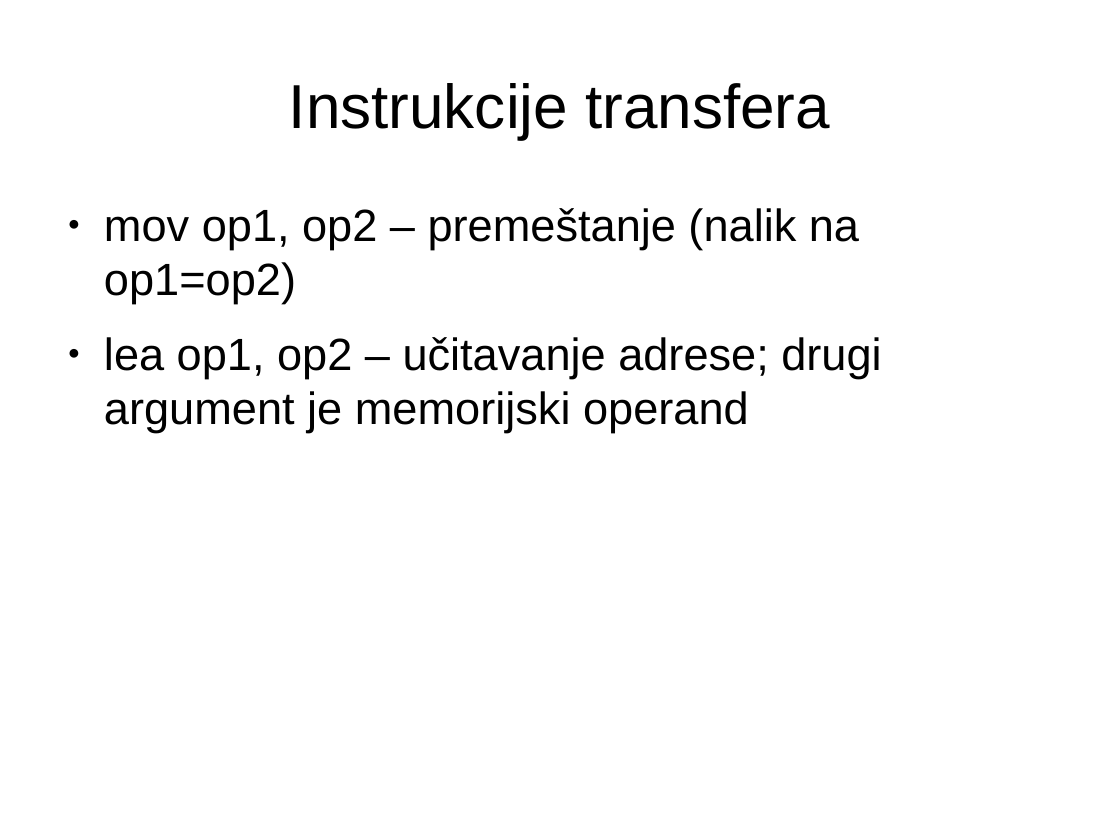
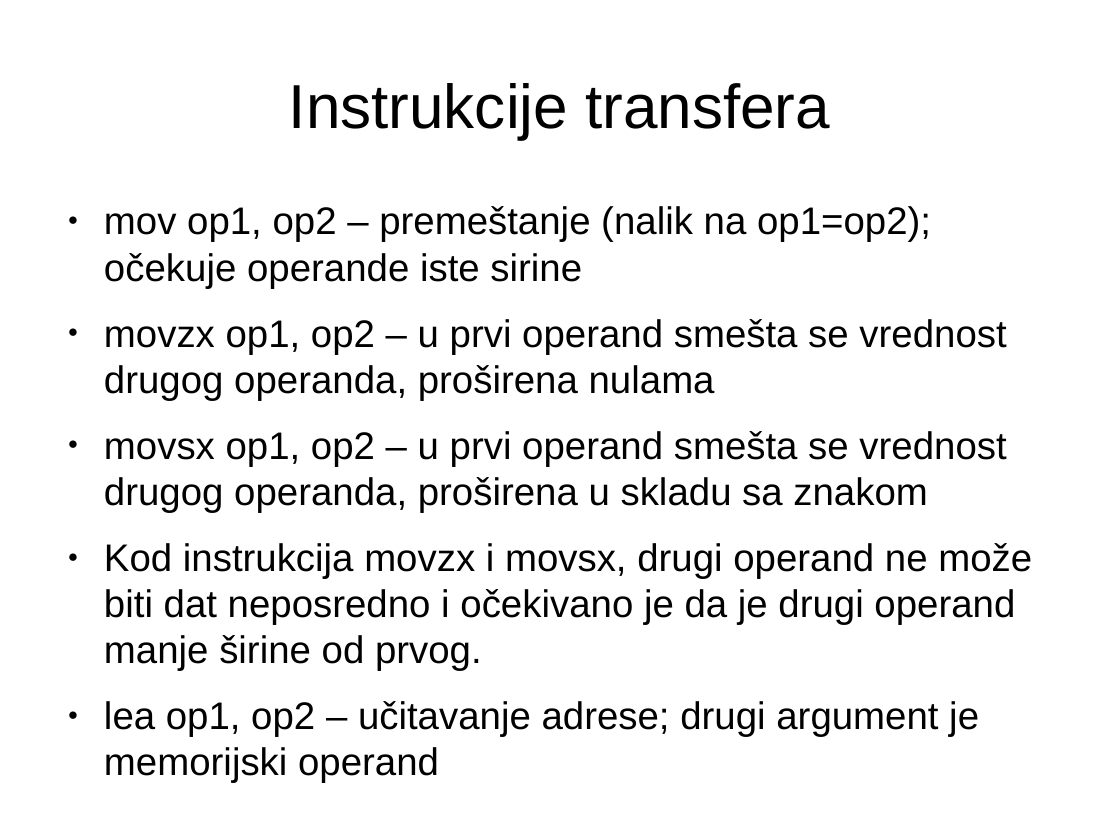
Before and after one commit to NikolaMilev/assembler-prezentacije, a slide deck: slide 21 of cas01/prez.odp. Drawn at 1120x840 pixels with LibreOffice and Linux fonts; fonts in the diff are those of the drawing. Boxes give left, top, right and bottom in pixels: in the first picture for what was removed or moved away, otherwise in the second. Text is boxed around its words. In the diff, an @@ line names an element or a change of style, - is before the commit and + after.

Commit message:
Male izmene u zadatku s prvog casa. Dodate stvari u cheat sheet i prezentaciju o mov(s/z)x instrukcijama

```diff
--- a/cas01/prez.odp
+++ b/cas01/prez.odp
@@ text at bbox=[104, 206, 1032, 671]: text changed; size 32 to 27.2 pt @@
-● mov op1, op2 – premeštanje (nalik na op1=op2)
+● mov op1, op2 – premeštanje (nalik na op1=op2); očekuje operande iste sirine
+● movzx op1, op2 – u prvi operand smešta se vrednost drugog operanda, proširena nulama
+● movsx op1, op2 – u prvi operand smešta se vrednost drugog operanda, proširena u skladu sa znakom
+● Kod instrukcija movzx i movsx, drugi operand ne može biti dat neposredno i očekivano je da je drugi operand manje širine od prvog.
@@ text at bbox=[104, 701, 979, 783]: size 32 to 27.2 pt in "lea op1, op2 – učitavanje adrese; drugi ..." @@
```
Also in this commit, not shown: 1 other slide changed, 2 other files.
